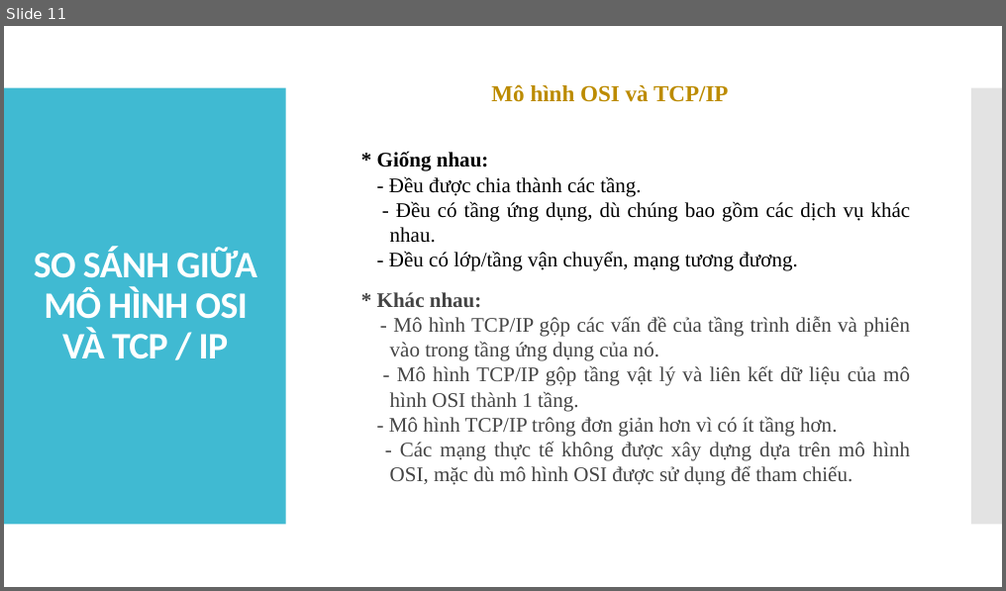
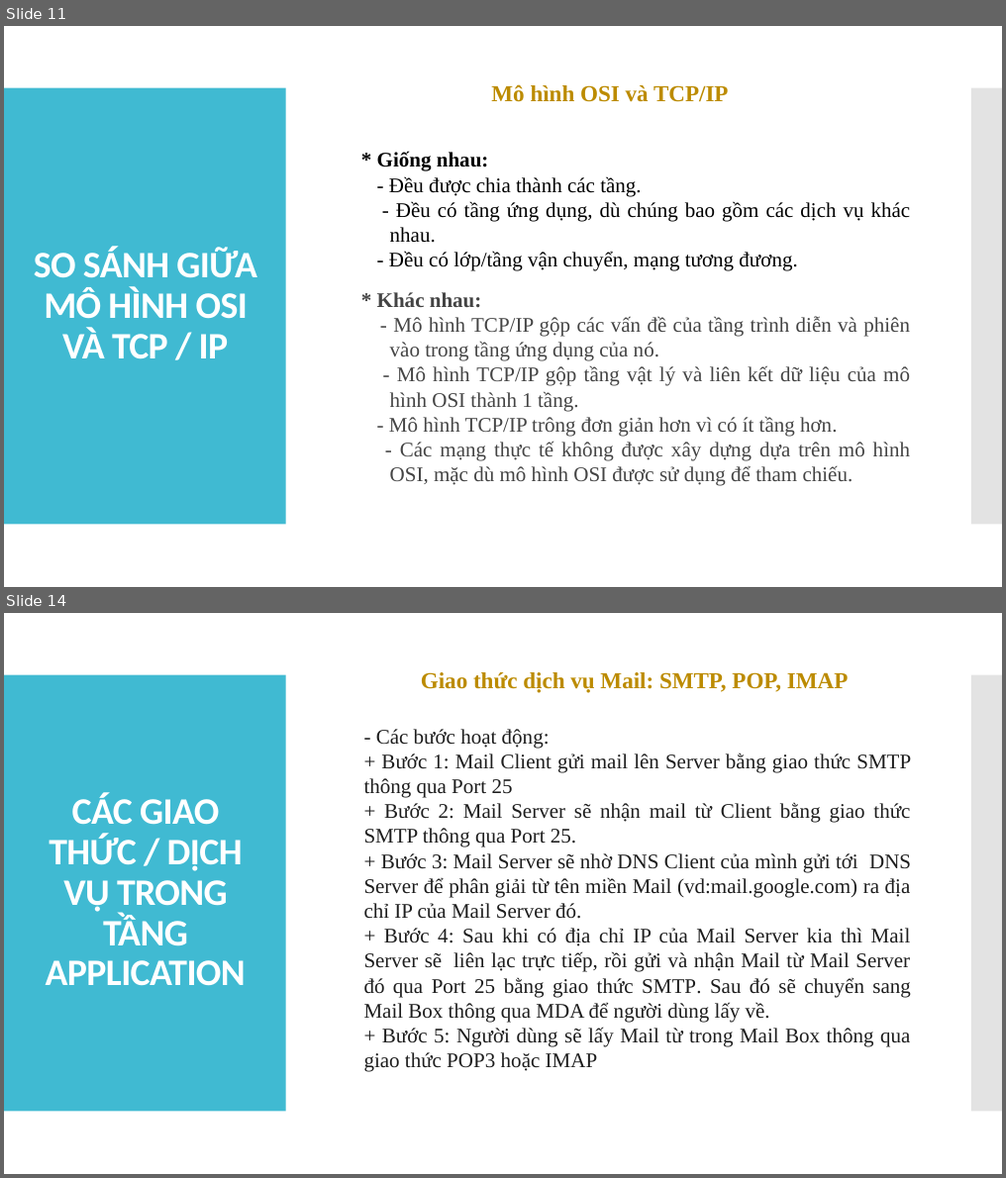
Before and after one commit to tiendatdk3493/Tai_Lieu, a slide deck: Topic 1.pptx. Shown one above the other, each under a label of ours: slide 11 before the commit, slides 11 and 14 after it; the slides between them are not shown. The pictures are 1006x591 and 1006x1178 pixels, drawn with LibreOffice and Linux fonts; fonts in the diff are those of the drawing. Boxes give left, top, right and bottom in pixels: in the first picture for what was removed or moved away, otherwise in the second. Text is boxed around its words. In the diff, an @@ line names an element or a change of style, - is before the commit and + after.

```diff
--- a/Topic 1.pptx
+++ b/Topic 1.pptx
@@ slide 14 added at (x1=4, y1=613, x2=1002, y2=1174), background #FFFFFF; not listed: 2 template elements that a slide beside it also shows @@
@@ text added at (x1=421, y1=672, x2=848, y2=693), 22 pt, text #BB8B00, bold @@
+Giao thức dịch vụ Mail: SMTP, POP, IMAP
@@ text added at (x1=364, y1=729, x2=911, y2=1072), 20 pt, text #1D1D1D @@
+- Các bước hoạt động:
++ Bước 1: Mail Client gửi mail lên Server bằng giao thức SMTP thông qua Port 25
++ Bước 2: Mail Server sẽ nhận mail từ Client bằng giao thức SMTP thông qua Port 25.
++ Bước 3: Mail Server sẽ nhờ DNS Client của mình gửi tới DNS Server để phân giải từ tên miền Mail (vd:mail.google.com) ra địa chỉ IP của Mail Server đó.
++ Bước 4: Sau khi có địa chỉ IP của Mail Server kia thì Mail Server sẽ liên lạc trực tiếp, rồi gửi và nhận Mail từ Mail Server đó qua Port 25 bằng giao thức SMTP. Sau đó sẽ chuyển sang Mail Box thông qua MDA để người dùng lấy về.
++ Bước 5: Người dùng sẽ lấy Mail từ trong Mail Box thông qua giao thức POP3 hoặc IMAP
@@ title added at (x1=46, y1=793, x2=246, y2=986), 36 pt, text #FFFFFF, bold @@
+CÁC GIAO THỨC / DỊCH VỤ TRONG TẦNG APPLICATION
```
Also in this commit, not shown: 2 slides changed, 3 other slides added, 1 other file.
